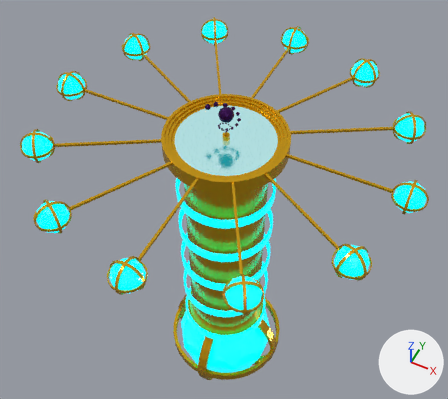
Before and after pictures for a commit that changed the glTF model project/web/assets/models/time_station.glb.
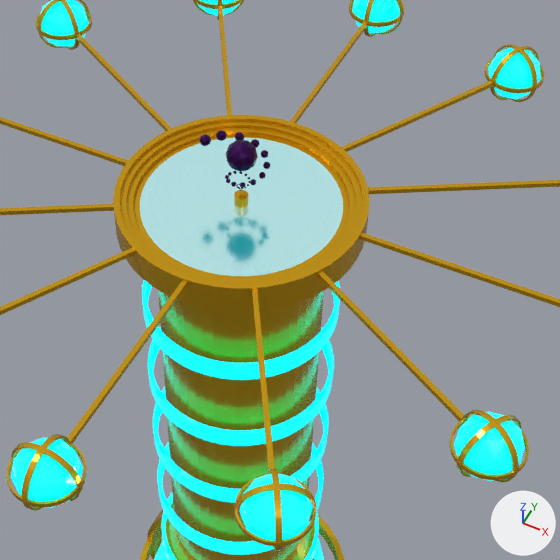
There are two pictures of each version: one whole from a camera (50 mm lens) standing at (56.9, -115.2, 118.6) and looking at (-7.7, 14.2, -43.1), one close up on the part from 23% to 87% of the width and 9% to 80% of the height. The axes (+X, +Y, +Z) are drawn at lower right. The lights are the same throughout. Where no turn or scale is listed for an object, it has been applied to the vertices. Vertices at the same position are counted once.
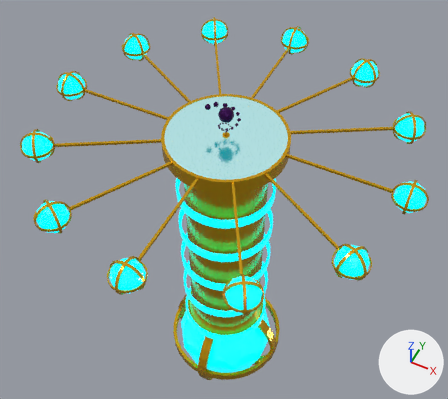
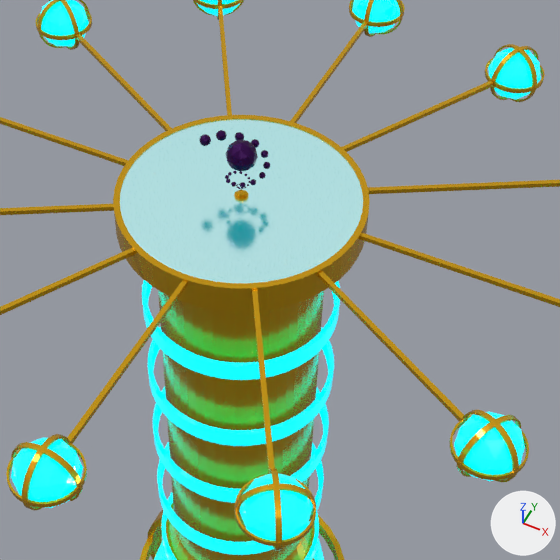
Location of each change, [x1, y1, x2, y2] in pixels of the close-ups (560 x 560 px):
'Cylinder.007', added
    after: [120, 119, 363, 283]
part 1 of me_cylinder_001, deleted
    before: [140, 138, 343, 276]

The change, as a list of edits to the scene's bpy script:
```text
Change me_cylinder_001:
    used by ob_cylinder; location = (0.0, 0.0, 0.0); scale = (18.0, 18.0, -1.73)
    remove me_cylinder_001.from_pydata(...)  # 960 vertices, 1916 faces; spans x -1.0..1.0, y -1.0..1.0, z -1.0..48.6
    add me_cylinder_001.from_pydata(...)  # 960 vertices, 1870 faces; spans x -1.0..1.0, y -1.0..1.0, z -1.0..48.6
    me_cylinder_001 part 1
    46 faces are deleted
    remove me_cylinder_001.materials.append(mat_glass_001)  # white #c5e2e7
Add me_cylinder_021:
    me_cylinder_021.from_pydata(...)  # 48 vertices, 46 faces; spans x -0.8..0.8, y -0.8..0.8, z -0.19
    me_cylinder_021.materials.append(mat_glass_001)  # white #c5e2e7
Add ob_cylinder_007:
    ob_cylinder_007 = bpy.data.objects.new('Cylinder.007', me_cylinder_021)
    ob_cylinder_007.location = (0.0, 0.0, 1.2)
    ob_cylinder_007.scale = (21.7, 21.7, -2.09)
```
